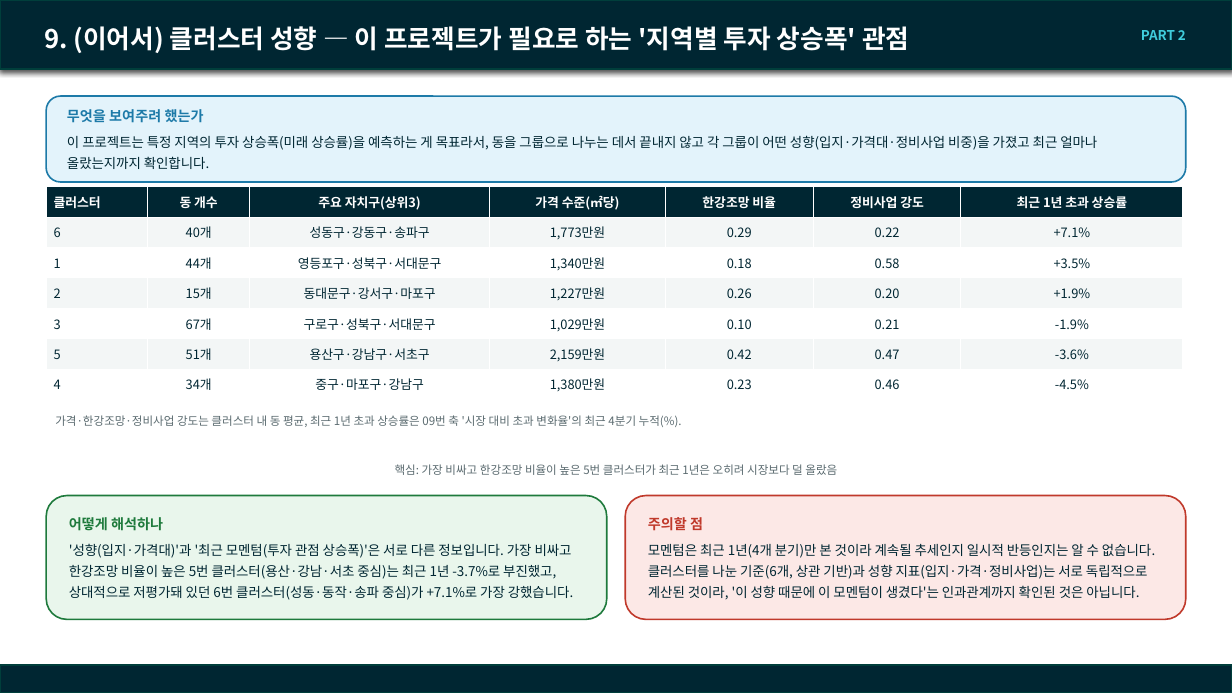
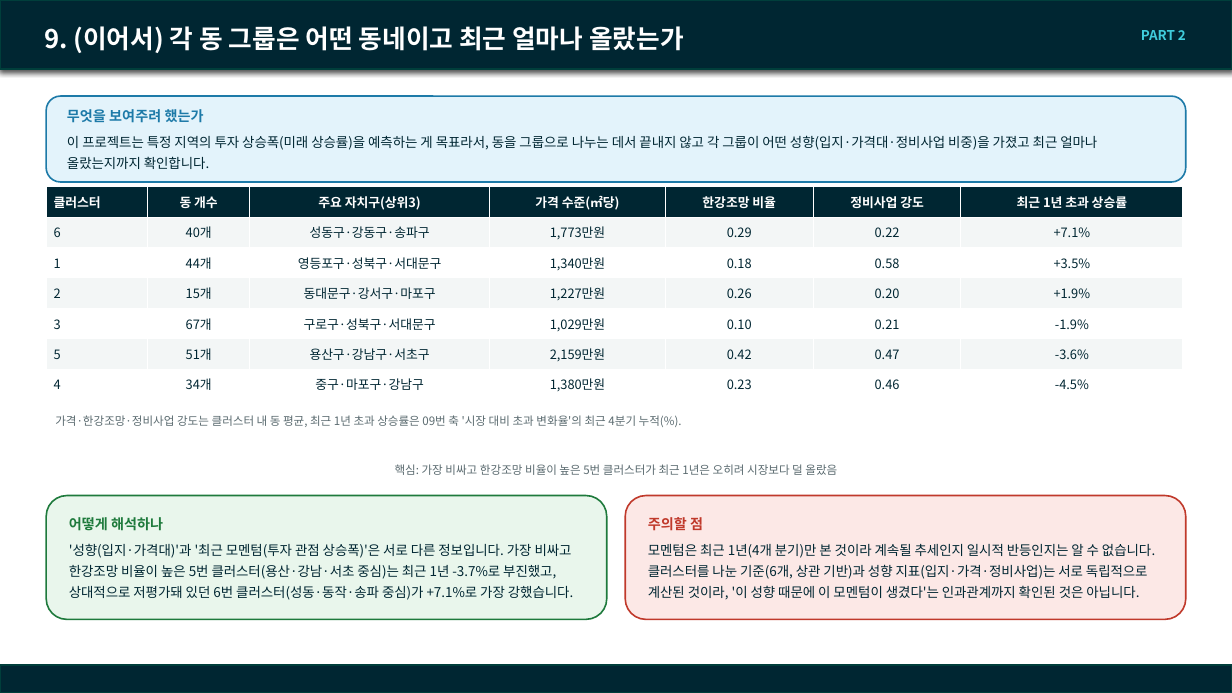
Before and after one commit to SunooJ-KR/Boomingup, a slide deck: slide 19 of eda/docs/260916_team_meeting.pptx. Drawn at 1232x693 pixels with LibreOffice and Linux fonts; fonts in the diff are those of the drawing; background and template pictures are left out. Boxes give left, top, right and bottom in pixels: in the first picture for what was removed or moved away, otherwise in the second. Text is boxed around its words. In the diff, an @@ line names an element or a change of style, - is before the commit and + after.

Commit message:
docs(eda): 분석 슬라이드 제목을 결론이 아닌 질문(목표)형으로 전면 수정
18개 분석 슬라이드(1~10번 축) 제목이 전부 "무엇을 봤더니 이랬다"는
결론을 바로 담고 있어서, 배경 설명 없이 제목만 보면 무슨 얘긴지 알기
어렵다는 지적을 반영했다. 각 슬라이드의 목적(purpose_box) 문구와
맞춰 "~는가" 질문형으로 바꿔, 제목만 봐도 이 슬라이드가 무엇을
확인하려는 건지 알 수 있게 했다. 결론은 기존처럼 본문(캡션·색상 박스)에
그대로 남는다.

```diff
--- a/eda/docs/260916_team_meeting.pptx
+++ b/eda/docs/260916_team_meeting.pptx
@@ title at (x1=44, y1=26, x2=684, y2=53): text changed @@
-9. (이어서) 클러스터 성향 — 이 프로젝트가 필요로 하는 '지역별 투자 상승폭' 관점
+9. (이어서) 각 동 그룹은 어떤 동네이고 최근 얼마나 올랐는가
```
Also in this commit, not shown: 18 other slides changed, 1 other file.
